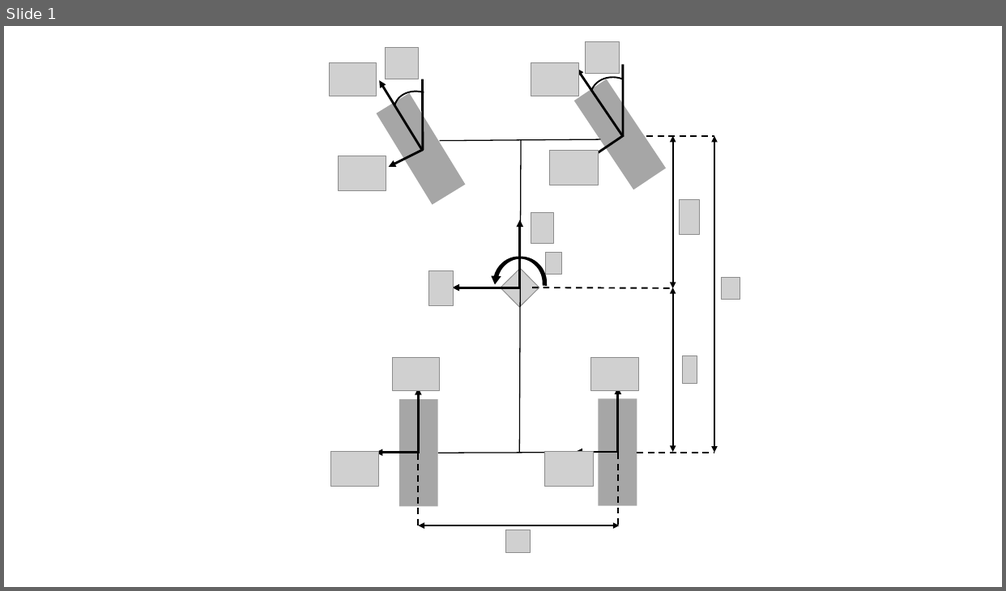
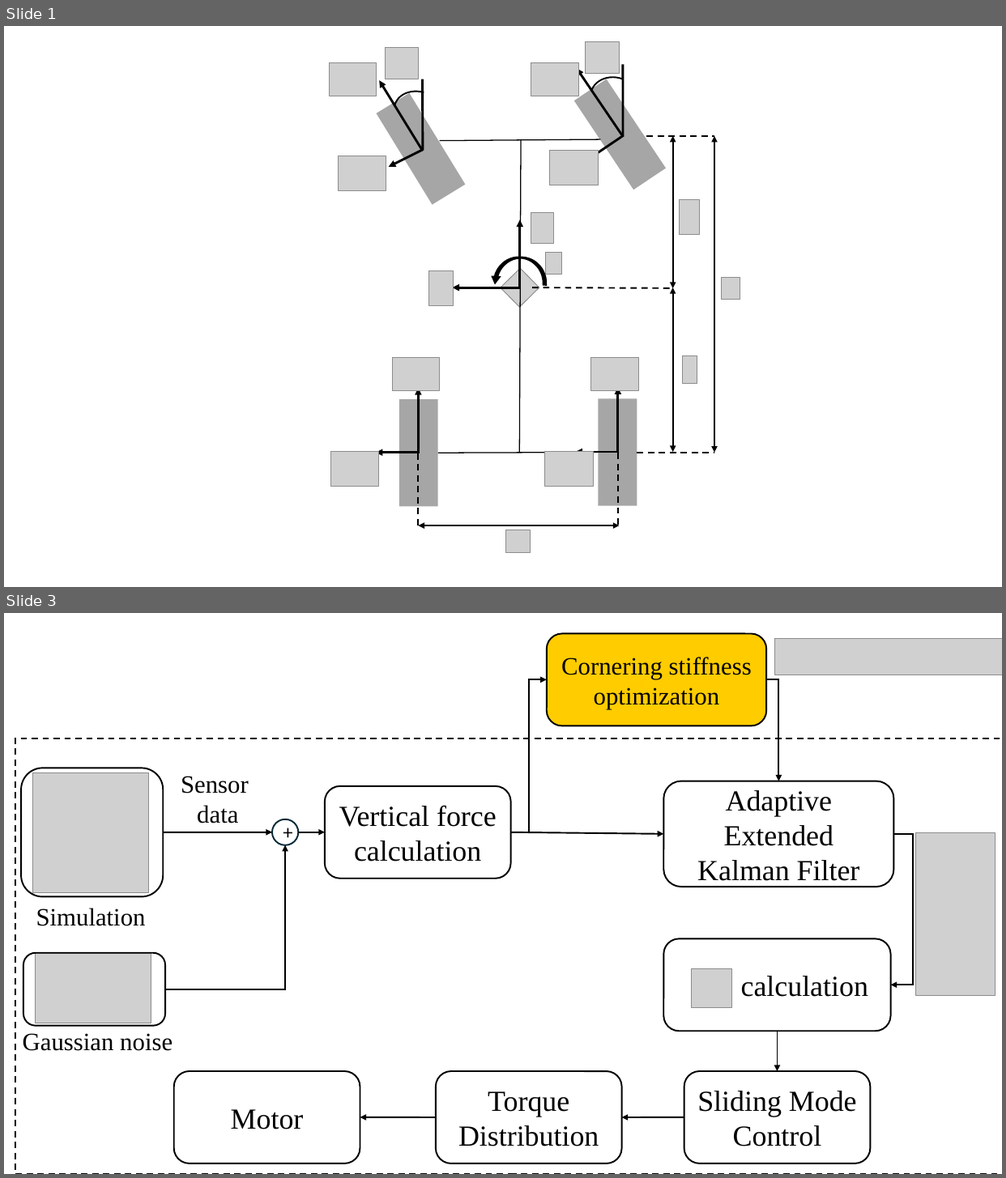
Before and after one commit to IITP-Load-Balancing-SMEET/Torque-Vectoring, a slide deck: Paper/자료/논문그림.pptx. Shown one above the other, each under a label of ours: slide 1 before the commit, slides 1 and 3 after it; the slides between them are not shown. The pictures are 1006x591 and 1006x1178 pixels, drawn with LibreOffice and Linux fonts; fonts in the diff are those of the drawing; grey boxes stand for pictures. Boxes give left, top, right and bottom in pixels: in the first picture for what was removed or moved away, otherwise in the second. Text is boxed around its words. In the diff, an @@ line names an element or a change of style, - is before the commit and + after.

```diff
--- a/Paper/자료/논문그림.pptx
+++ b/Paper/자료/논문그림.pptx
@@ slide 3 added at (x1=4, y1=613, x2=1002, y2=1174), background #FFFFFF @@
@@ group added at (x1=15, y1=634, x2=1002, y2=1174): 9 rounded rectangles, 6 arrows, 5 pictures, 4 elbow arrows, 3 texts, 1 rectangle, 1 ellipse @@
+Simulation
+Vertical force
+calculation
+Adaptive Extended Kalman Filter
+Sensor
+data
+calculation
+Sliding Mode Control
+Cornering stiffness optimization
+Gaussian noise
++
+Torque Distribution
+Motor
```
Also in this commit, not shown: 1 slide changed, 4 other files.
